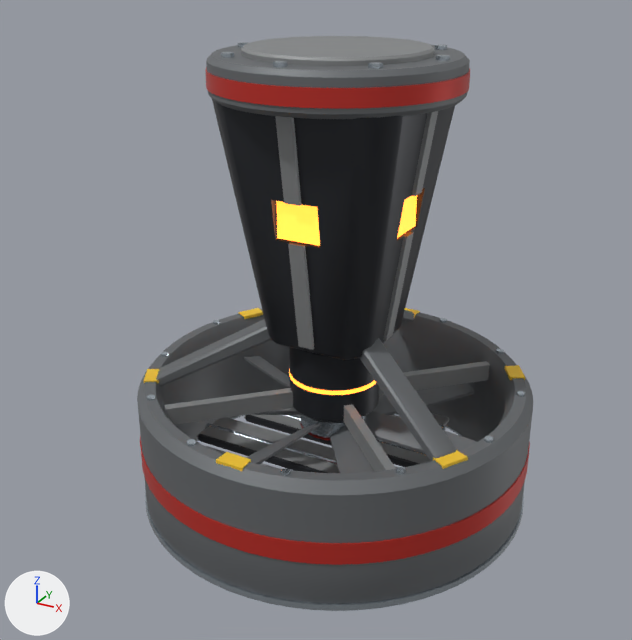
What one commit did to the FBX model Tools/ModelFactory/R4Movement940/R4M_HoverEngine/R4M_HoverEngine.fbx.
Rendered twice from a 50 mm camera at (0.482, -0.927, 0.385) aimed at (-0.015, -0.024, -0.066). The lights are fixed; the arrows at lower left show +X, +Y and +Z. The picture after the commit comes second. Where no turn or scale is listed for an object, it has been applied to the vertices.

The first picture shows 'R4M_HoverEngine_Housing', 'R4M_HoverEngine_Rotor', 'R4M_HoverEngine_Vane_3', 'R4M_HoverEngine_Vane_4' and 2 more.
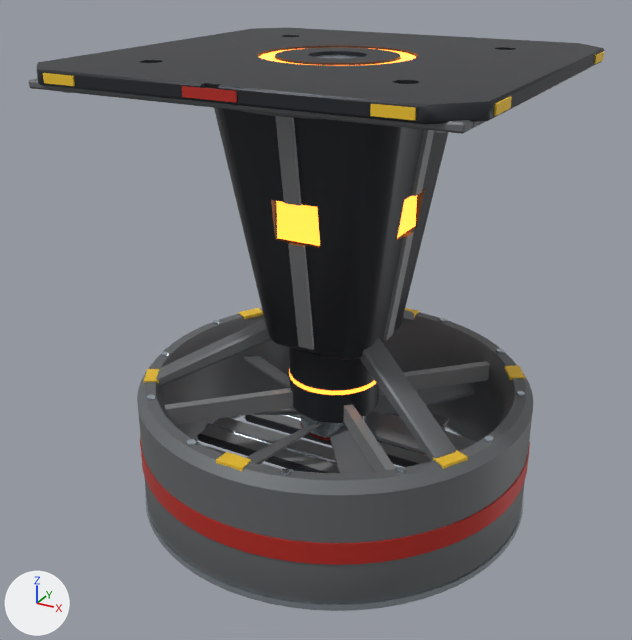
Where the change shows, as pixel boxes [x1, y1, x2, y2] in the pictures (632 x 640 px; the box of a moved part takes in the faces that stretch with it):
'R4M_HoverEngine_Housing', reshaped (45% wider)
    before: [137, 36, 533, 611]
    after: [29, 28, 604, 611]
part 1 of me_r4m_hoverengine_housing, added
    after: [313, 55, 361, 59]
part 2 of me_r4m_hoverengine_housing, added
    after: [259, 48, 416, 66]
part 3 of me_r4m_hoverengine_housing, moved or reshaped
    before: [205, 36, 470, 109]
    after: [29, 28, 604, 134]

What changed in the scene script:
```text
Change me_r4m_hoverengine_housing:
    used by ob_r4m_hoverengine_housing; location = (0.0, 0.0, 0.0)
    remove me_r4m_hoverengine_housing.from_pydata(...)  # 2487 vertices, 4982 faces; spans x -0.262..0.262, y -0.262..0.262, z -0.319..0.27
    add me_r4m_hoverengine_housing.from_pydata(...)  # 2811 vertices, 5610 faces; spans x -0.262..0.262, y -0.262..0.262, z -0.319..0.26
    me_r4m_hoverengine_housing part 1: a new loose piece, a 24-sided cylinder along z spanning x -0.0325..0.0325, y -0.0325..0.0325, z 0.2538..0.256, in mat_steel_light (light grey #c4ced7)
    me_r4m_hoverengine_housing part 2: a new loose piece of 96 vertices spanning x -0.09..0.09, y -0.09..0.091, z 0.256..0.258, in mat_energy_hot (orange #ffa645, glowing orange #ff8127)
    me_r4m_hoverengine_housing part 3: 15 vertices moved from x -0.152..0.152, y -0.151..0.152, z 0.246 to x -0.151..0.151, y -0.151..0.151, z 0.244; 423 vertices removed from x -0.15..0.15, y -0.15..0.15, z 0.246..0.27; 555 vertices added at x -0.256..0.256, y -0.256..0.256, z 0.237..0.26
    other edits to the shape of me_r4m_hoverengine_housing do not show in these pictures
```
